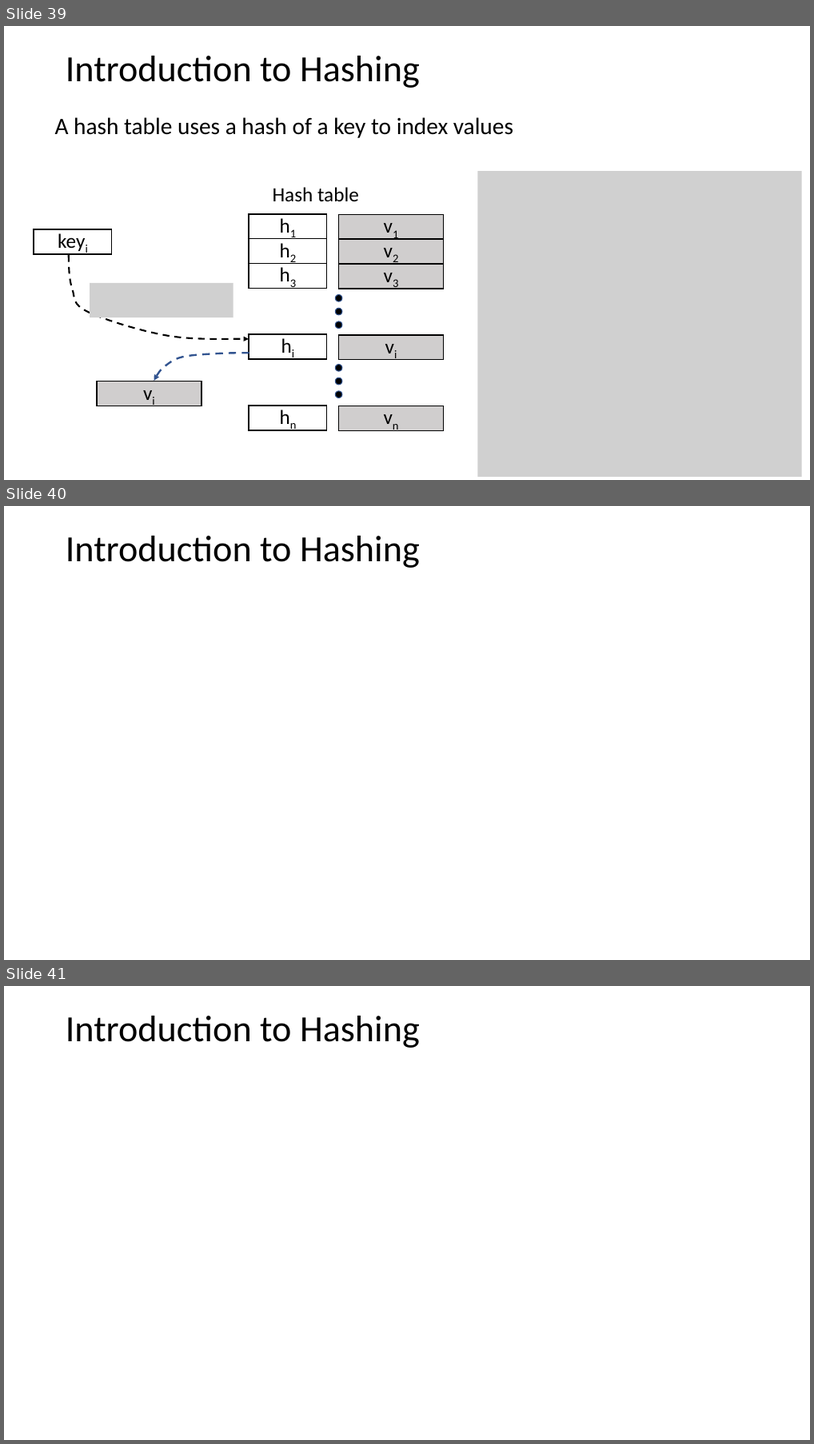
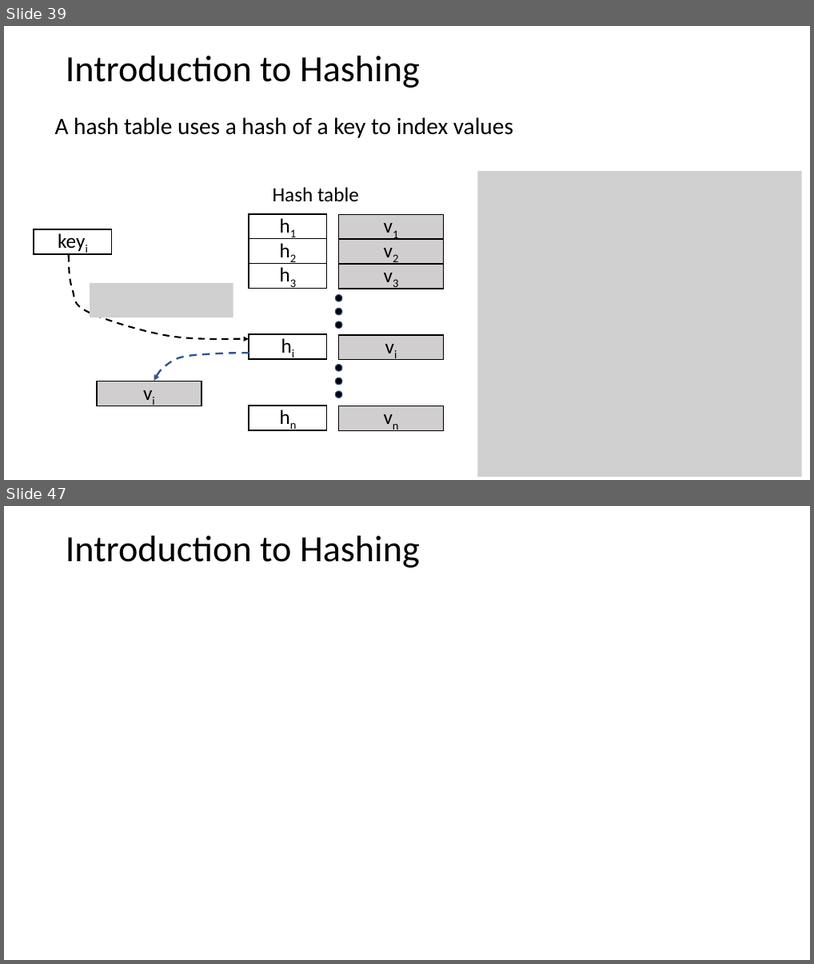
Before and after one commit to jonahneu/CSCI-E-108, a slide deck: slides/1_Introduction.pptx. Shown one above the other, each under a label of ours: slides 39, 40 and 41 before the commit, slides 39 and 47 after it; the slides between them are not shown. The pictures are 814x1444 and 814x964 pixels, drawn with LibreOffice and Linux fonts; fonts in the diff are those of the drawing; grey boxes stand for pictures. Boxes give left, top, right and bottom in pixels: in the first picture for what was removed or moved away, otherwise in the second. Text is boxed around its words. In the diff, an @@ line names an element or a change of style, - is before the commit and + after.

```diff
--- a/slides/1_Introduction.pptx
+++ b/slides/1_Introduction.pptx
@@ slide 40 removed at (4, 506, 810, 960), background #FFFFFF @@
@@ text removed at (66, 536, 420, 568) @@
-Introduction to Hashing
@@ what was slide 41 is now slide 47 @@
```
Also in this commit, not shown: 3 slides added, 1 other slide removed.
